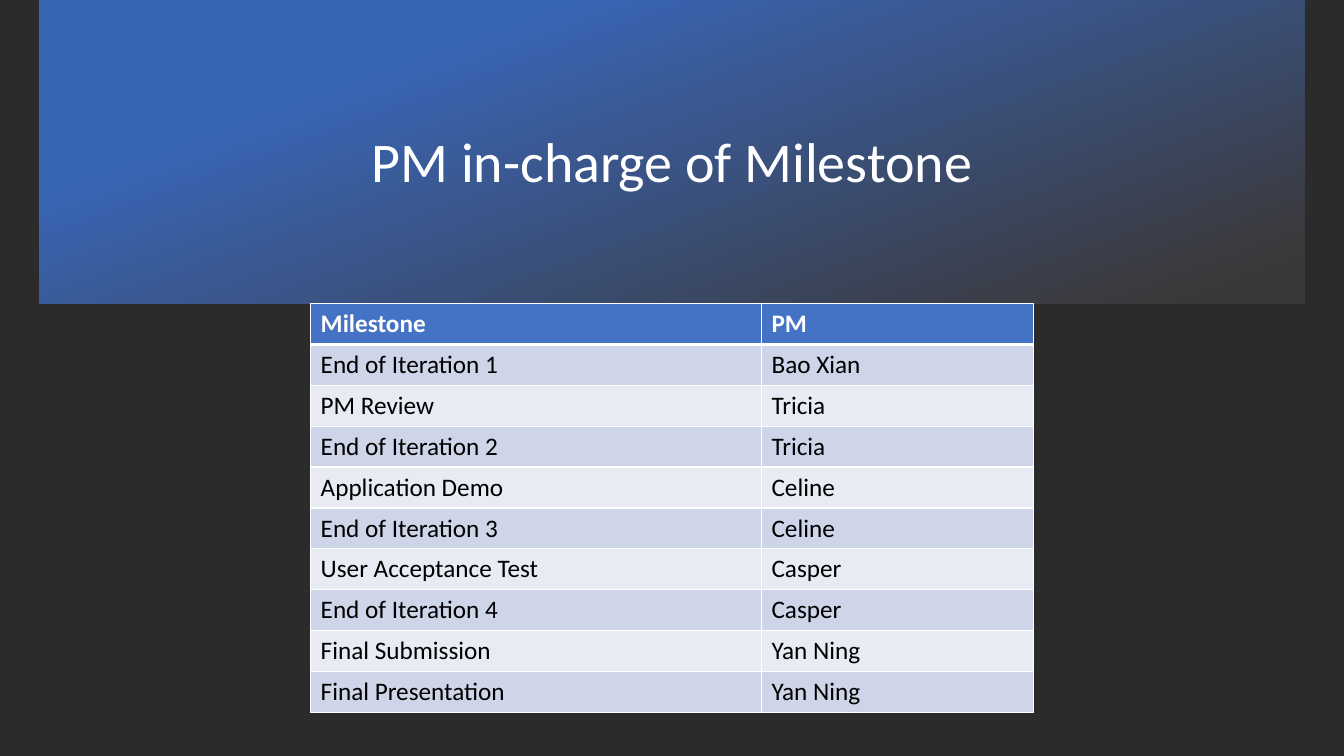
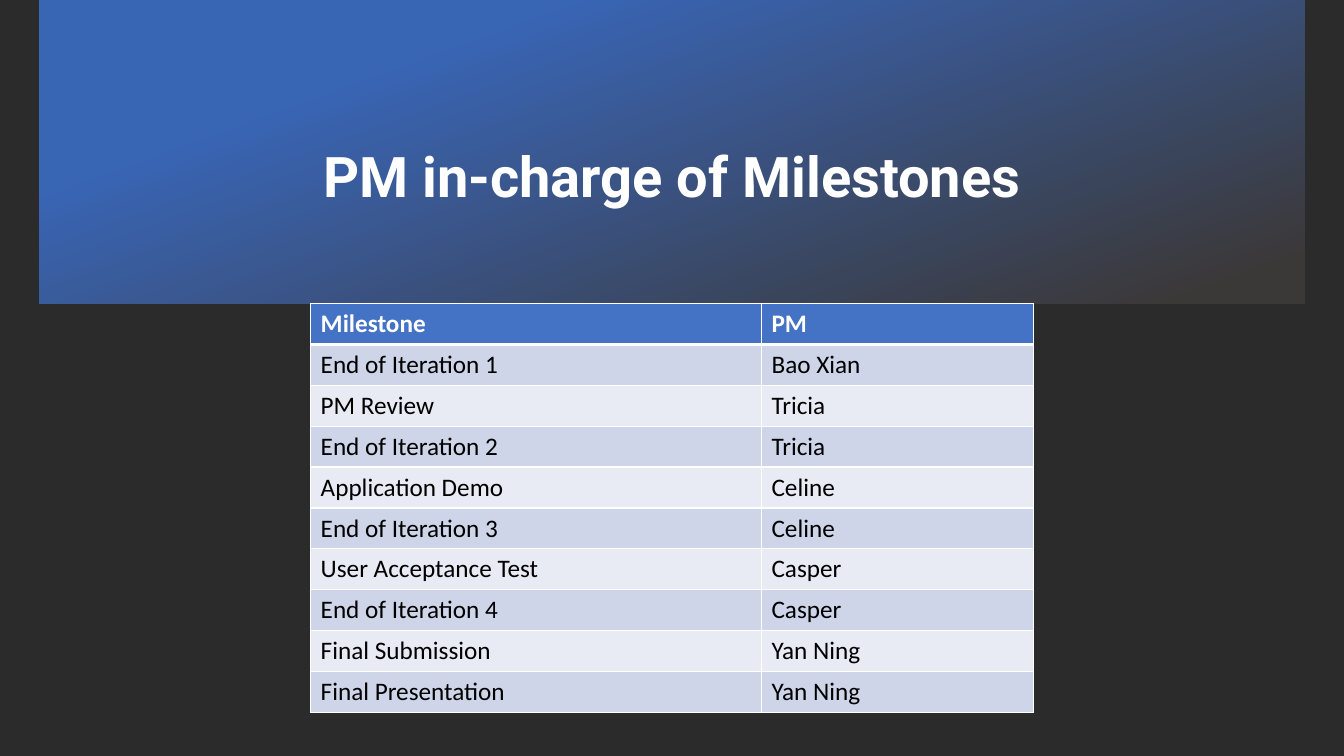
Before and after one commit to xbloh/Online-Course-Bidding-System-, a slide deck: slide 7 of presentations/PM Review - Week 7.pptx. Drawn at 1344x756 pixels with LibreOffice and Linux fonts; fonts in the diff are those of the drawing; background and template pictures are left out; a plain dark background stands for a picture behind light text. Boxes give left, top, right and bottom in pixels: in the first picture for what was removed or moved away, otherwise in the second. Text is boxed around its words. In the diff, an @@ line names an element or a change of style, - is before the commit and + after.

```diff
--- a/presentations/PM Review - Week 7.pptx
+++ b/presentations/PM Review - Week 7.pptx
@@ title at (324, 154, 1021, 209): text changed; font Calibri to Roboto; bold on @@
-PM in-charge of Milestone
+PM in-charge of Milestones
```
Also in this commit, not shown: 11 other slides changed, 4 slides added.
